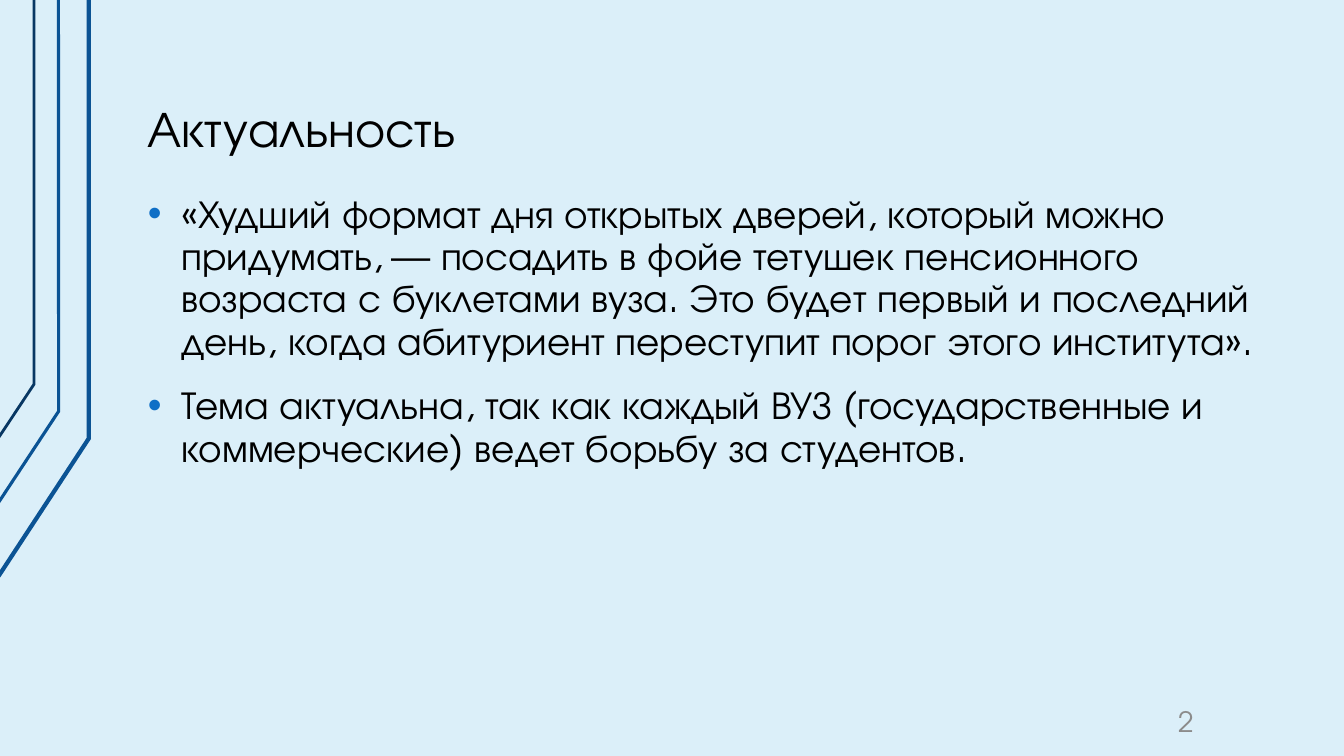
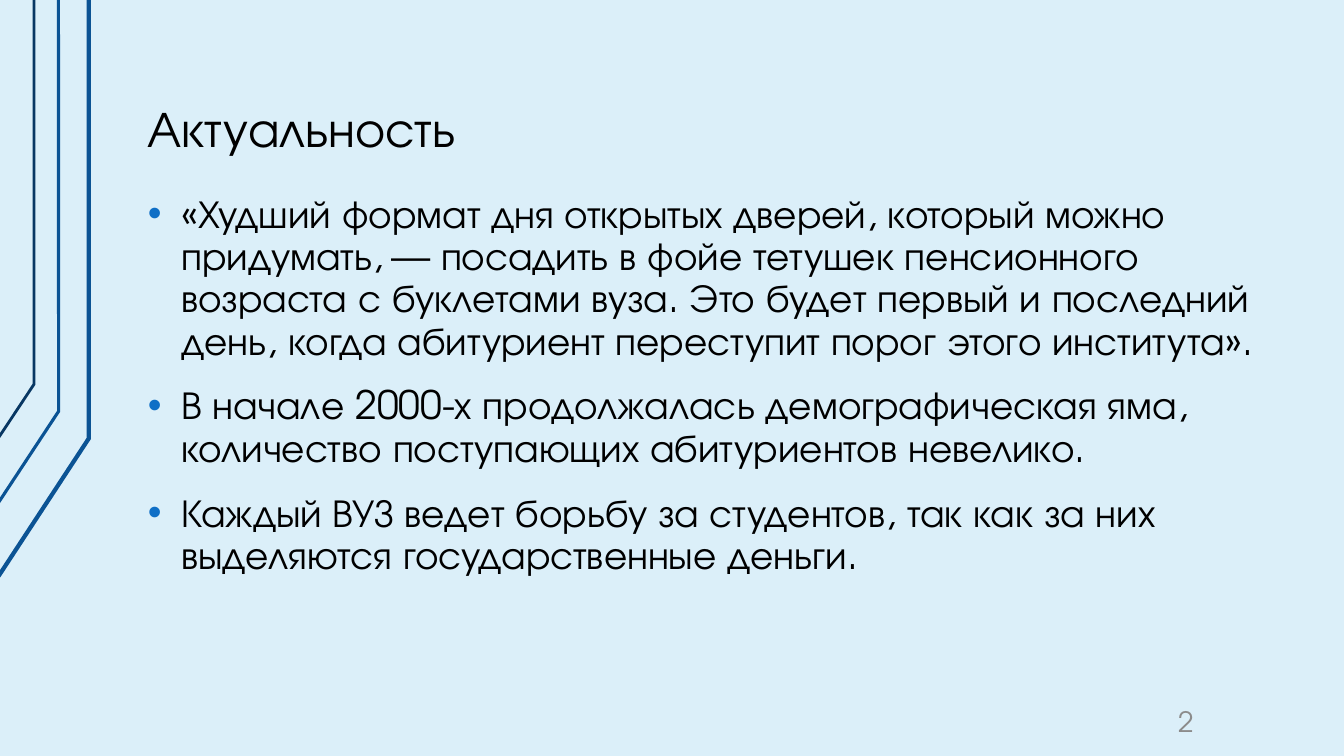
Before and after one commit to Zahar4506/PycharmProjects, a slide deck: slide 2 of pythonParser/Захаров 1541б Предзащита.pptx. Drawn at 1344x756 pixels with LibreOffice and Linux fonts; fonts in the diff are those of the drawing. Boxes give left, top, right and bottom in pixels: in the first picture for what was removed or moved away, otherwise in the second. Text is boxed around its words. In the diff, an @@ line names an element or a change of style, - is before the commit and + after.

```diff
--- a/pythonParser/Захаров 1541б Предзащита.pptx
+++ b/pythonParser/Захаров 1541б Предзащита.pptx
@@ text at <box>181,389,1177,576</box>: text changed @@
-• Тема актуальна, так как каждый ВУЗ (государственные и коммерческие) ведет борьбу за студентов.
+• В начале 2000-х продолжалась демографическая яма, количество поступающих абитуриентов невелико.
+• Каждый ВУЗ ведет борьбу за студентов, так как за них выделяются государственные деньги.
```
Also in this commit, not shown: 5 other slides changed, 2 slides added, 2 slides removed.
